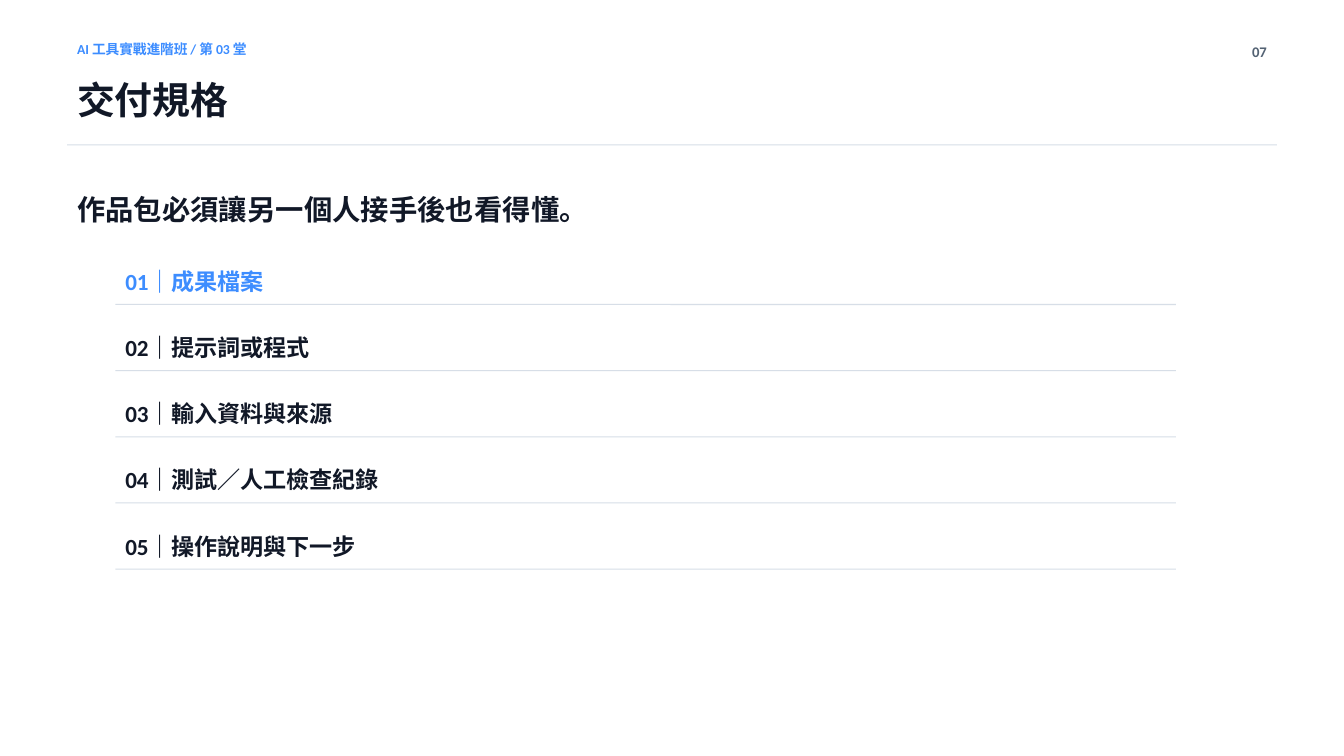
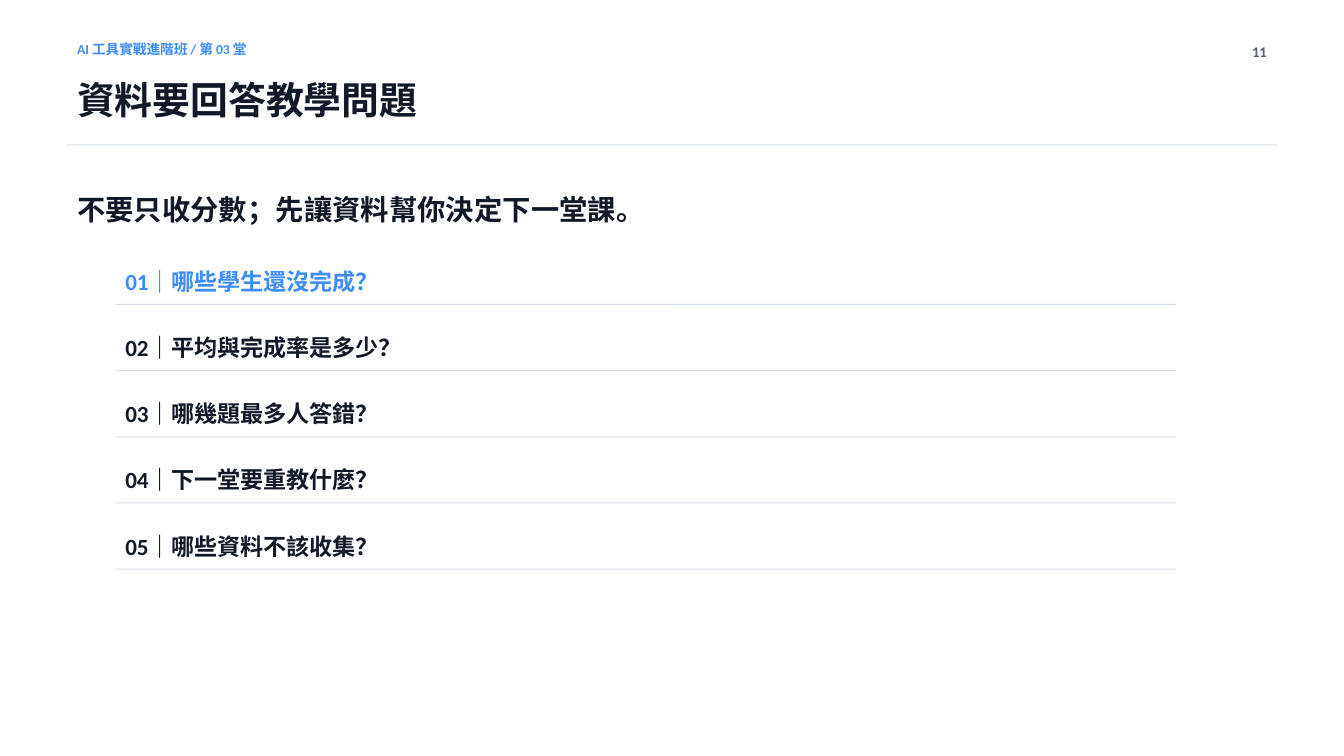
Before and after one commit to Calumai/calumai.com, a slide deck: slide 11 of class/ppt/lesson-03.pptx (slide 7 before the commit). Drawn at 1344x756 pixels with LibreOffice and Linux fonts; fonts in the diff are those of the drawing. Boxes give left, top, right and bottom in pixels: in the first picture for what was removed or moved away, otherwise in the second. Text is boxed around its words. In the diff, an @@ line names an element or a change of style, - is before the commit and + after.

```diff
--- a/class/ppt/lesson-03.pptx
+++ b/class/ppt/lesson-03.pptx
@@ text at (x1=1252, y1=47, x2=1267, y2=57): text changed @@
-07
+11
@@ text at (x1=77, y1=81, x2=417, y2=118): text changed @@
-交付規格
+資料要回答教學問題
@@ text at (x1=77, y1=195, x2=644, y2=225): text changed @@
-作品包必須讓另一個人接手後也看得懂。
+不要只收分數；先讓資料幫你決定下一堂課。
@@ text at (x1=125, y1=271, x2=378, y2=293): text changed @@
-01｜成果檔案
+01｜哪些學生還沒完成？
@@ text at (x1=125, y1=337, x2=401, y2=359): text changed @@
-02｜提示詞或程式
+02｜平均與完成率是多少？
@@ text at (x1=125, y1=403, x2=378, y2=425): text changed @@
-03｜輸入資料與來源
+03｜哪幾題最多人答錯？
@@ text at (x1=125, y1=469, x2=378, y2=491): text changed @@
-04｜測試／人工檢查紀錄
+04｜下一堂要重教什麼？
@@ text at (x1=125, y1=535, x2=378, y2=558): text changed @@
-05｜操作說明與下一步
+05｜哪些資料不該收集？
```
Also in this commit, not shown: 4 other slides changed, 7 slides added, 3 slides removed, 48 other files.
